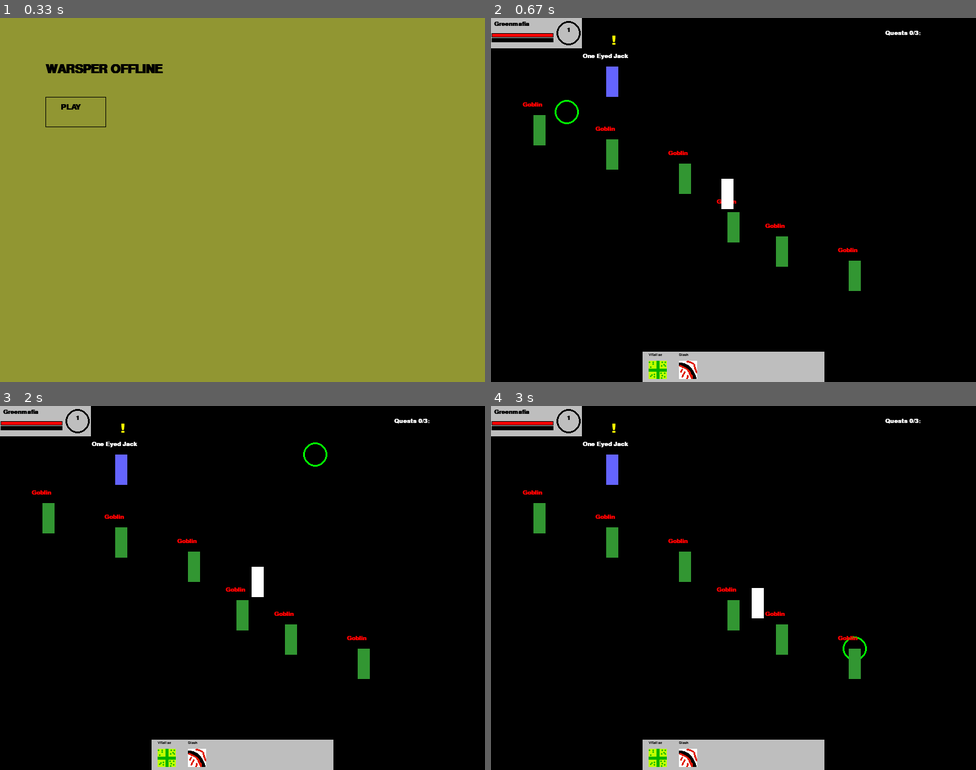
Above: before the commit, frames 1-4 (two rows, left to right).
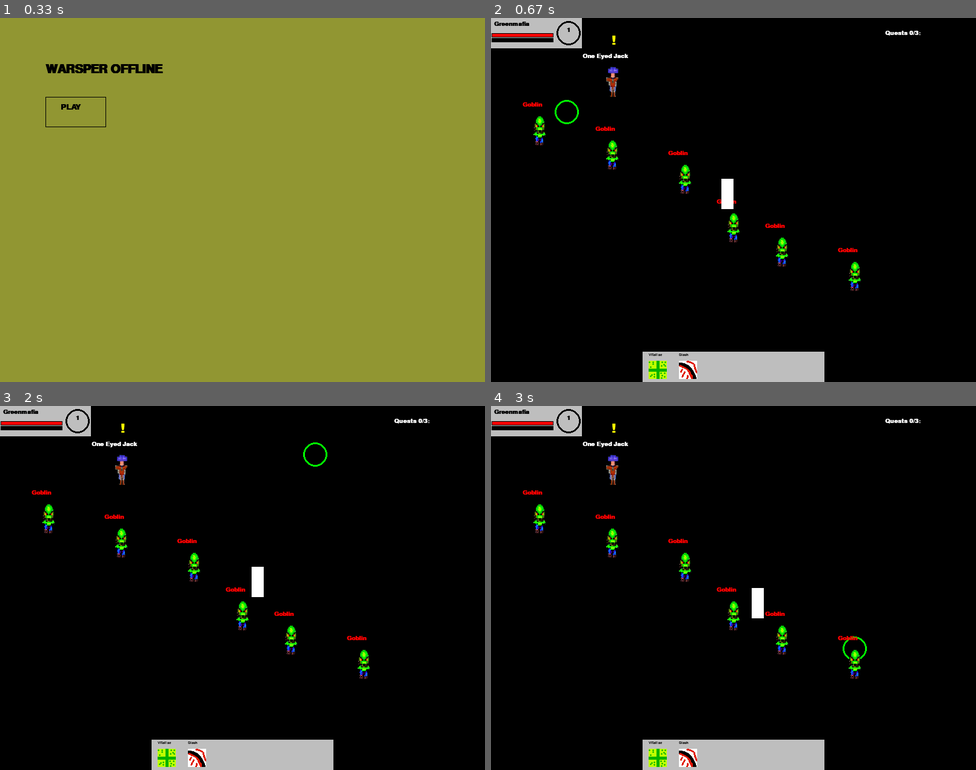
Above: after the commit, the same moments.

Repository: Lauri-Iivarinen/Pygame-WarspearOffline
Game: pygame game, started from main.py
Two runs of this game, one before a commit and one after it. Both use one fixed random seed, a clock stepped at 60 frames per second and the inputs below.
Inputs (mouse positions are in pixels of both pictures, inside the frame that each line leads up to):
- Up to frame 1 (0.33 s): no input
- Up to frame 2 (0.67 s): click "PLAY" at 0.38 s
- Up to frame 3 (2 s): click (315, 460) at 1.72 s
- Up to frame 4 (3 s): click (743, 464) at 2.05 s; click (738, 624) at 2.38 s; click (859, 646) at 2.72 s

Frame 1 is identical in both runs. In frame 2, 1.5% of the frame differs, in the area x 8-77%, y 13-75%; in frame 3, 1.5%; in frame 4, 1.5%.

Commit message:
mobs have sprites generated by ai

Diff:
--- a/classes/Drawing.py
+++ b/classes/Drawing.py
@@ -53,21 +53,24 @@
 
     def draw_mobs(self, player: Player):
         for mob in self.map.mobs:
+            name:str = mob.name
+            npc = pygame.transform.scale(pygame.image.load(f'assets/mobs/{name.strip()}.png'), (self.PLAYER_WDTH, self.PLAYER_HGHT))
+            npc_name = self.FONT.render(mob.name, 1, mob.name_color)
+            npc_pos = self.roundCursorPos((mob.x, mob.y))
             if mob.alive:
-                npc_name = self.FONT.render(mob.name, 1, mob.name_color)
-                npc_pos = self.roundCursorPos((mob.x, mob.y))
                 npc_name_pos = self.get_text_pos(npc_pos[0]-10, npc_pos[1], len(mob.name))
-                npc = pygame.Rect(npc_pos[0]-10, npc_pos[1], self.PLAYER_WDTH, self.PLAYER_HGHT)
+                #npc = pygame.Rect(npc_pos[0]-10, npc_pos[1], self.PLAYER_WDTH, self.PLAYER_HGHT)
                 self.WINDOW.blit(npc_name, npc_name_pos)
-                pygame.draw.rect(self.WINDOW, mob.color, npc)
+                #pygame.draw.rect(self.WINDOW, mob.color, npc)
                 if not mob.hostile:
                     icon = self.get_quest_icon(mob, player)
                     quest_icon = self.LARGEFONT.render(icon, 1, 'yellow')
                     self.WINDOW.blit(quest_icon, (self.get_quest_icon_pos(npc_pos[0], icon), npc_name_pos[1]-30))
             else:
-                npc_pos = self.roundCursorPos((mob.x, mob.y))
                 npc = pygame.Rect(npc_pos[0]-10, npc_pos[1]+self.PLAYER_WDTH, self.PLAYER_HGHT, self.PLAYER_WDTH)
                 pygame.draw.rect(self.WINDOW, mob.color, npc)
+
+            self.WINDOW.blit(npc, (npc_pos[0]-10, npc_pos[1]))
 
 
     def draw_UI(self,player: Player):
Binary file added: assets/mobs/Goblin.png
Binary file added: assets/mobs/One Eyed Jack.png
Binary file added: assets/mobs/raw_mobs.jpg
